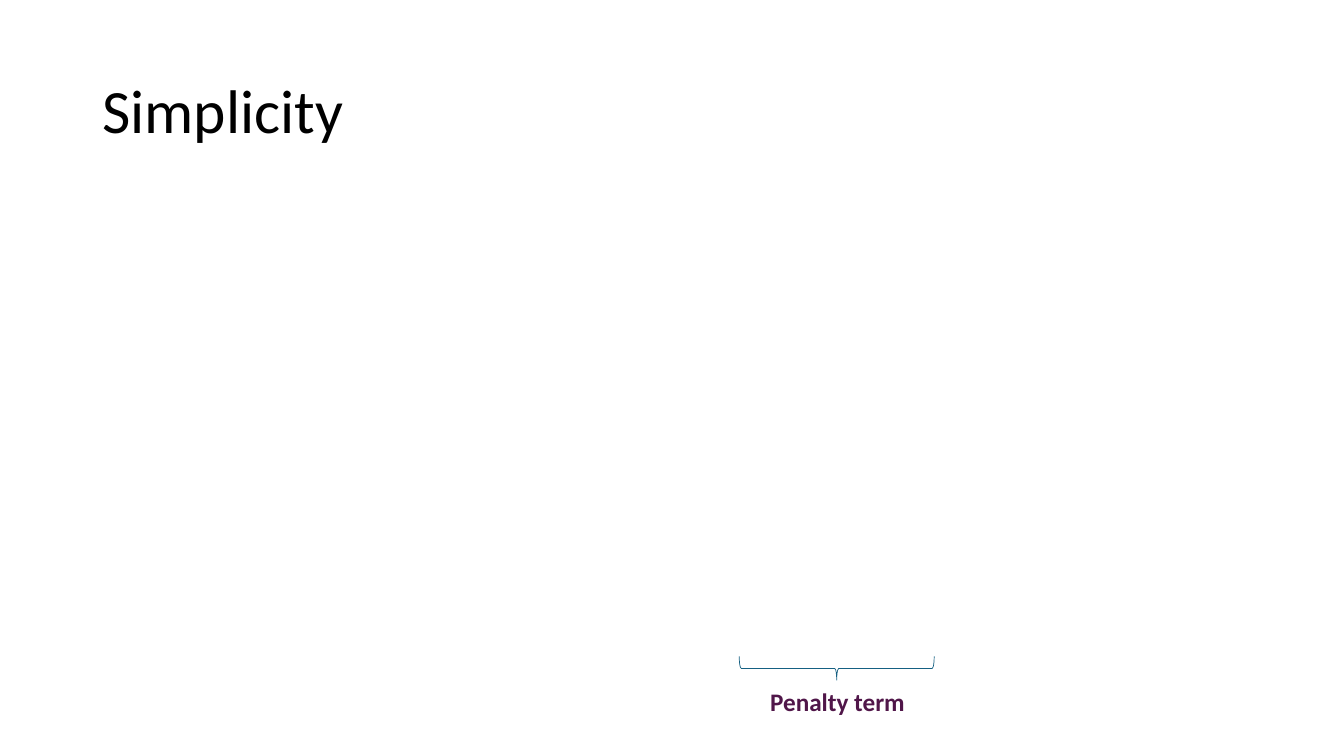
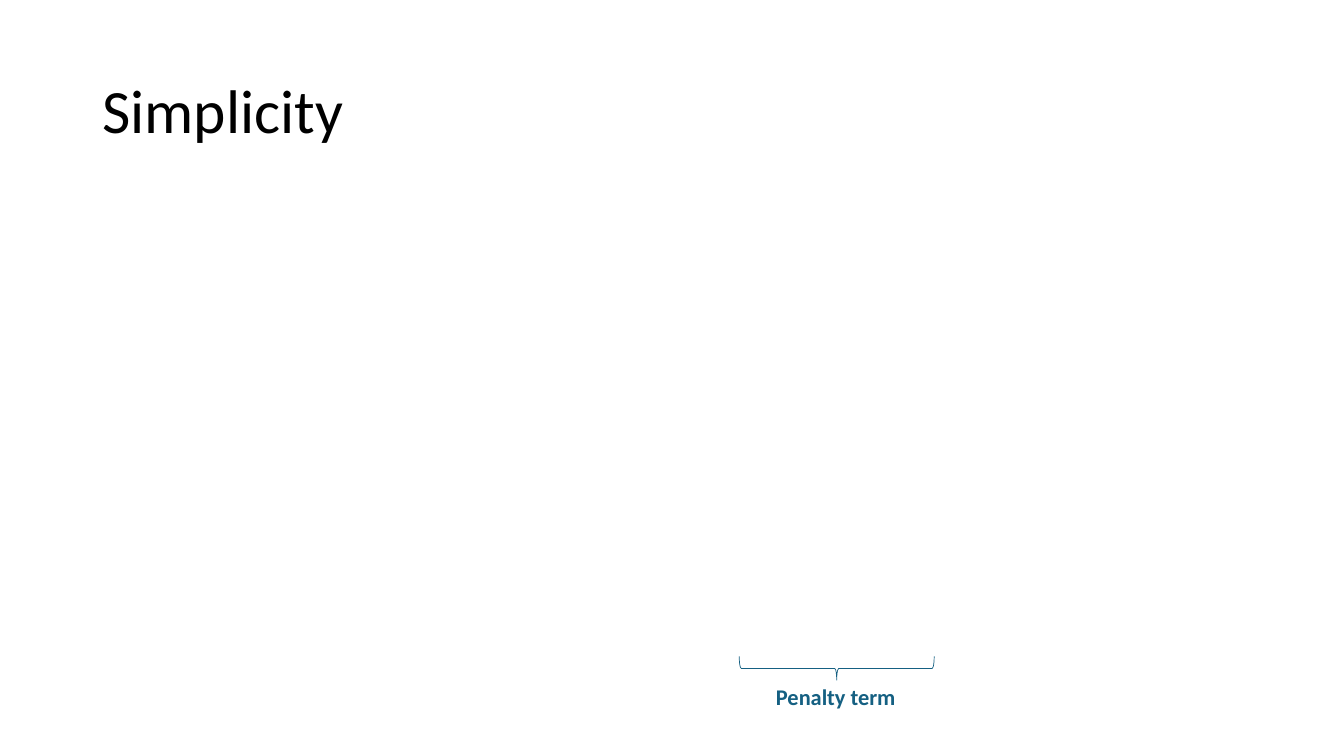
Before and after one commit to mhahsler/CS7320-AI, a slide deck: slide 13 of slides/19_ML_intro.pptx. Drawn at 1344x756 pixels with LibreOffice and Linux fonts; fonts in the diff are those of the drawing; grey boxes stand for pictures. Boxes give left, top, right and bottom in pixels: in the first picture for what was removed or moved away, otherwise in the second. Text is boxed around its words. In the diff, an @@ line names an element or a change of style, - is before the commit and + after.

```diff
--- a/slides/19_ML_intro.pptx
+++ b/slides/19_ML_intro.pptx
@@ text "Penalty term" at (776,689,896,709): size 18 to 16 pt, text colour #501649 to #156082 @@
```
Also in this commit, not shown: 12 other slides changed, 1 other file.
